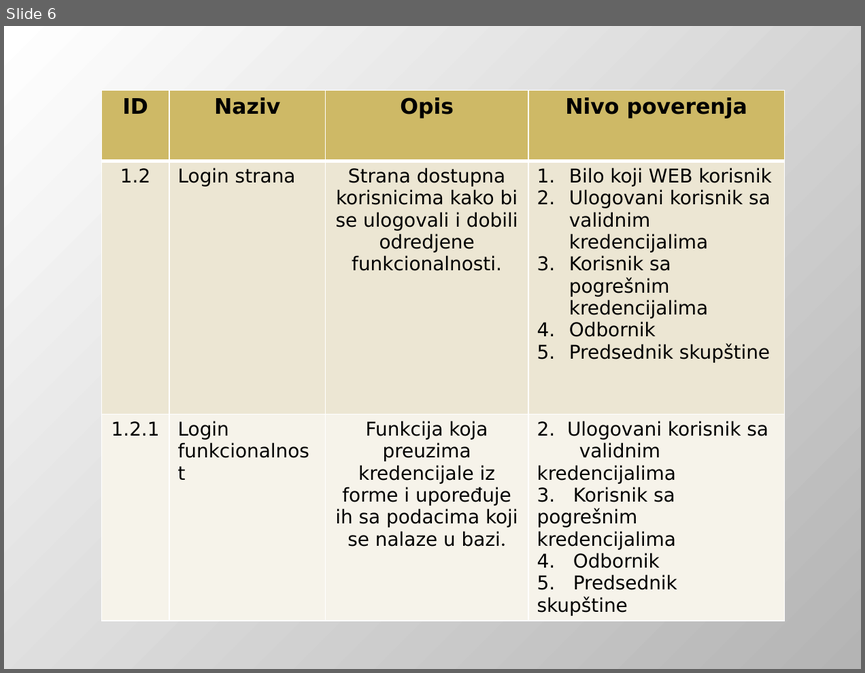
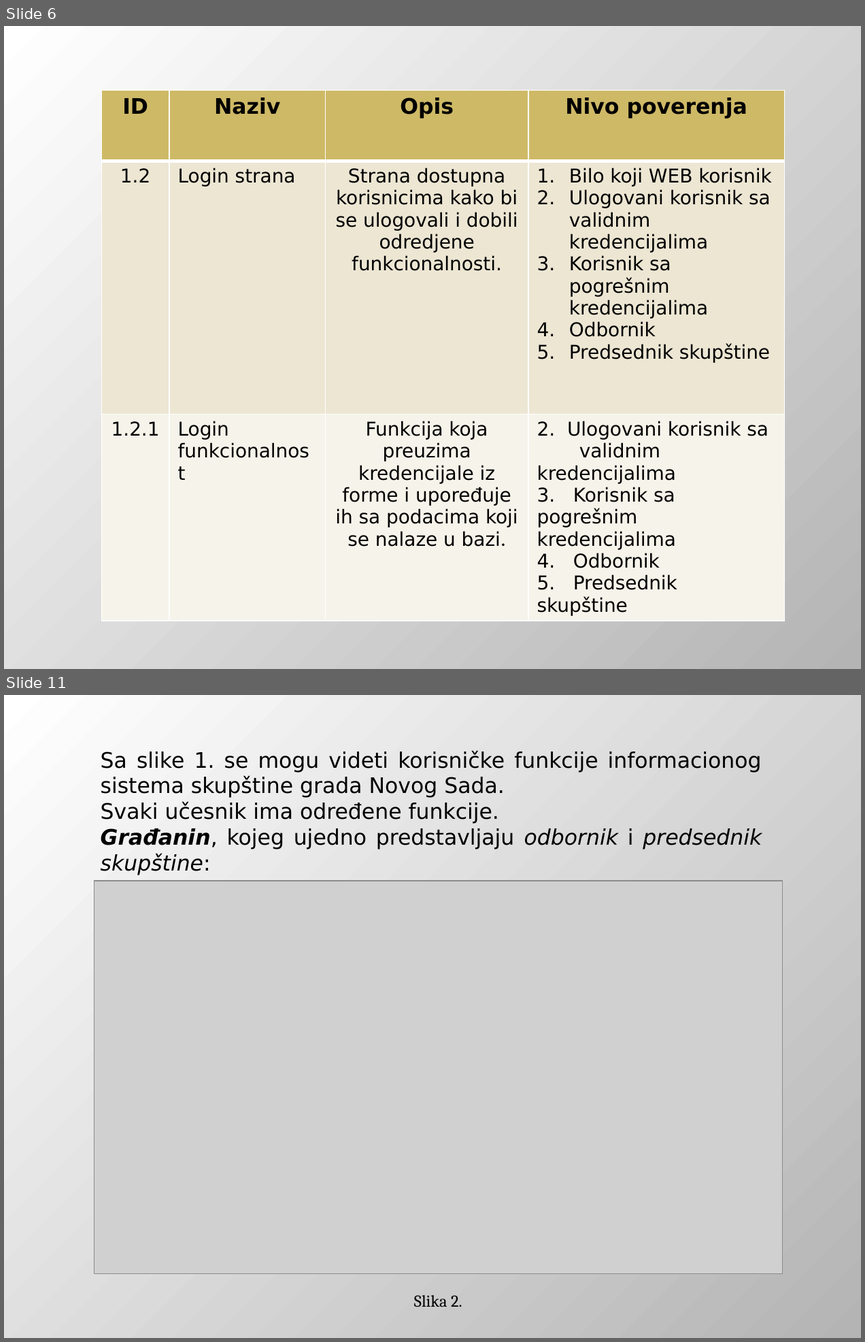
Before and after one commit to DejanUrosevic/XML-Projekat, a slide deck: Model Pretnji.pptx. Shown one above the other, each under a label of ours: slide 6 before the commit, slides 6 and 11 after it; the slides between them are not shown. The pictures are 865x673 and 865x1342 pixels, drawn with LibreOffice and Linux fonts; fonts in the diff are those of the drawing; grey boxes stand for pictures. Boxes give left, top, right and bottom in pixels: in the first picture for what was removed or moved away, otherwise in the second. Text is boxed around its words. In the diff, an @@ line names an element or a change of style, - is before the commit and + after.

```diff
--- a/Model Pretnji.pptx
+++ b/Model Pretnji.pptx
@@ slide 11 added at (4, 695, 861, 1338), background gradient #FFFFFF to #B4B4B4 @@
@@ text added at (101, 750, 762, 875), 18 pt, text #000000 @@
+Sa slike 1. se mogu videti korisničke funkcije informacionog sistema skupštine grada Novog Sada.
+Svaki učesnik ima određene funkcije.
+Građanin, kojeg ujedno predstavljaju odbornik i predsednik skupštine:
@@ picture added at (94, 881, 782, 1273) @@
@@ text added at (414, 1295, 462, 1306), 14 pt, text #000000 @@
+Slika 2.
```
Also in this commit, not shown: 9 slides changed, 8 other slides added, 2 slides removed, 6 other files.
